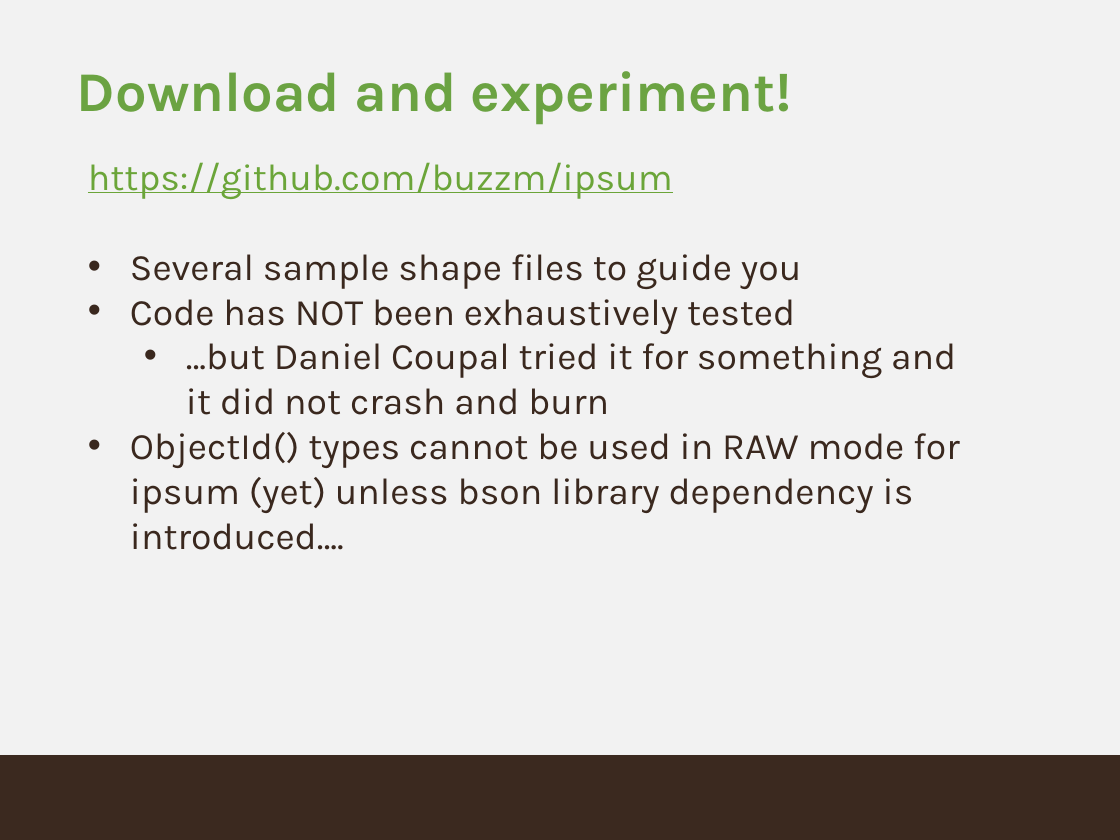
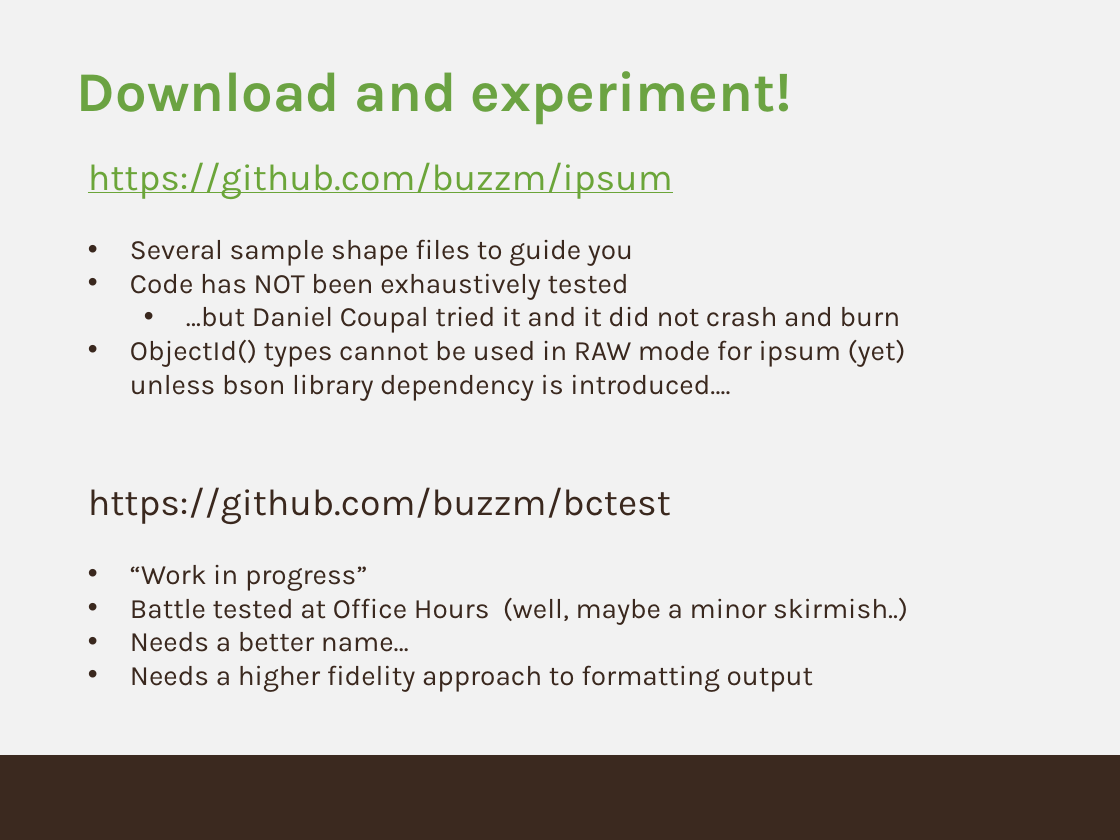
Before and after one commit to buzzm/ipsum, a slide deck: slide 18 of ipsum.pptx (slide 9 before the commit). Drawn at 1120x840 pixels with LibreOffice and Linux fonts; fonts in the diff are those of the drawing; background and template pictures are left out. Boxes give left, top, right and bottom in pixels: in the first picture for what was removed or moved away, otherwise in the second. Text is boxed around its words. In the diff, an @@ line names an element or a change of style, - is before the commit and + after.

```diff
--- a/ipsum.pptx
+++ b/ipsum.pptx
@@ text at <box>130,239,906,400</box>: size 24 to 18 pt in "Several sample shape files to guide you", "Code has NOT been exhaustively tested", "ObjectId() types cannot be used in RAW ..." @@
@@ text at <box>186,306,901,333</box>: text changed; size 24 to 18 pt @@
-  • …but Daniel Coupal tried it for something and it did not crash and burn
+  • …but Daniel Coupal tried it and it did not crash and burn
@@ text at <box>88,487,908,691</box>: paragraphs added @@
+https://github.com/buzzm/bctest
+• “Work in progress”
+• Battle tested at Office Hours (well, maybe a minor skirmish..)
+• Needs a better name…
+• Needs a higher fidelity approach to formatting output
```
Also in this commit, not shown: 1 other slide changed, 9 slides added, 1 other file.
